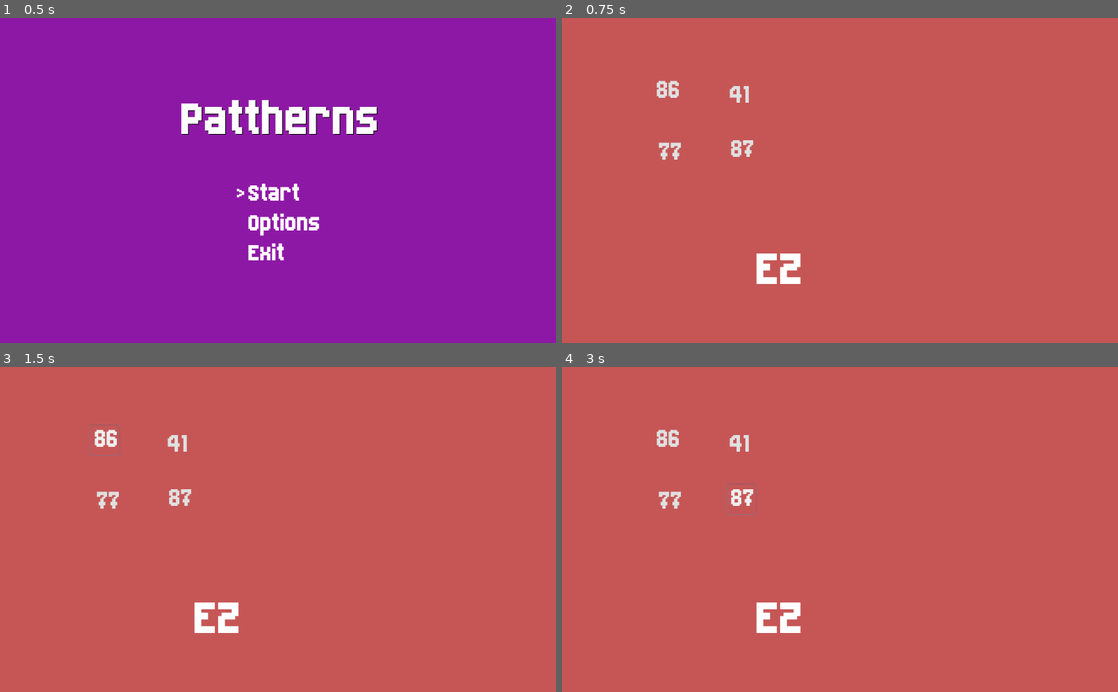
Above: before the commit, frames 1-4 (two rows, left to right).
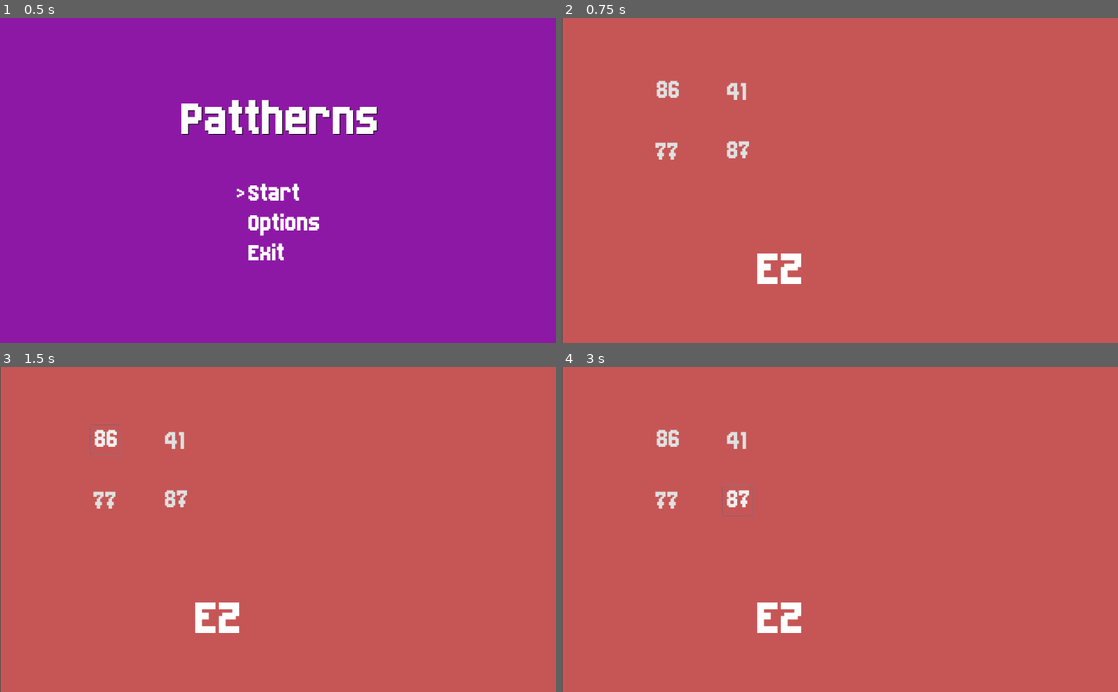
Above: after the commit, the same moments.

Repository: ezerssss/PathTerns
Game: Godot game, scene res://MainMenu.tscn
Two runs of this game, one before a commit and one after it. Both use one fixed random seed, a clock stepped at 60 frames per second and the inputs below.
Inputs:
- Up to frame 1 (0.5 s): no input
- Up to frame 2 (0.75 s): tap Enter (ui_accept) at 0.5 s; hold Up (ui_up) from 0.53 s (still down)
- Up to frame 3 (1.5 s): tap Enter (ui_accept) at 0.77 s; release Up (ui_up) at 1.25 s; click "86" at 1.25 s
- Up to frame 4 (3 s): click "77" at 2 s; click "87" at 2.75 s

Frame 1 is identical in both runs. In frame 2, 0.7% of the frame differs, in the area x 0-43%, y 0-100%; in frame 3, 0.7%; in frame 4, 0.8%.

Commit message:
Update FirstScene.tscn

Diff:
--- a/FirstScene.tscn
+++ b/FirstScene.tscn
@@ -14,6 +14,8 @@
 [node name="ColorRect" type="ColorRect"]
 anchor_right = 1.0
 anchor_bottom = 1.0
+margin_left = 1.33484
+margin_right = 1.33484
 color = Color( 0.780392, 0.341176, 0.341176, 1 )
 script = ExtResource( 2 )
 __meta__ = {
@@ -34,9 +36,9 @@
 }
 
 [node name="Button2" type="Button" parent="."]
-margin_left = 168.86
+margin_left = 162.186
 margin_top = 220.389
-margin_right = 224.86
+margin_right = 218.186
 margin_bottom = 277.389
 custom_fonts/font = SubResource( 2 )
 text = "99"
@@ -47,10 +49,10 @@
 }
 
 [node name="Button3" type="Button" parent="."]
-margin_left = 302.344
-margin_top = 216.385
-margin_right = 358.344
-margin_bottom = 273.385
+margin_left = 294.335
+margin_top = 217.719
+margin_right = 350.335
+margin_bottom = 274.719
 custom_fonts/font = SubResource( 2 )
 text = "99"
 flat = true
@@ -60,10 +62,10 @@
 }
 
 [node name="Button4" type="Button" parent="."]
-margin_left = 298.339
-margin_top = 116.272
-margin_right = 354.339
-margin_bottom = 173.272
+margin_left = 291.665
+margin_top = 109.597
+margin_right = 347.665
+margin_bottom = 166.597
 custom_fonts/font = SubResource( 2 )
 text = "99"
 flat = true
